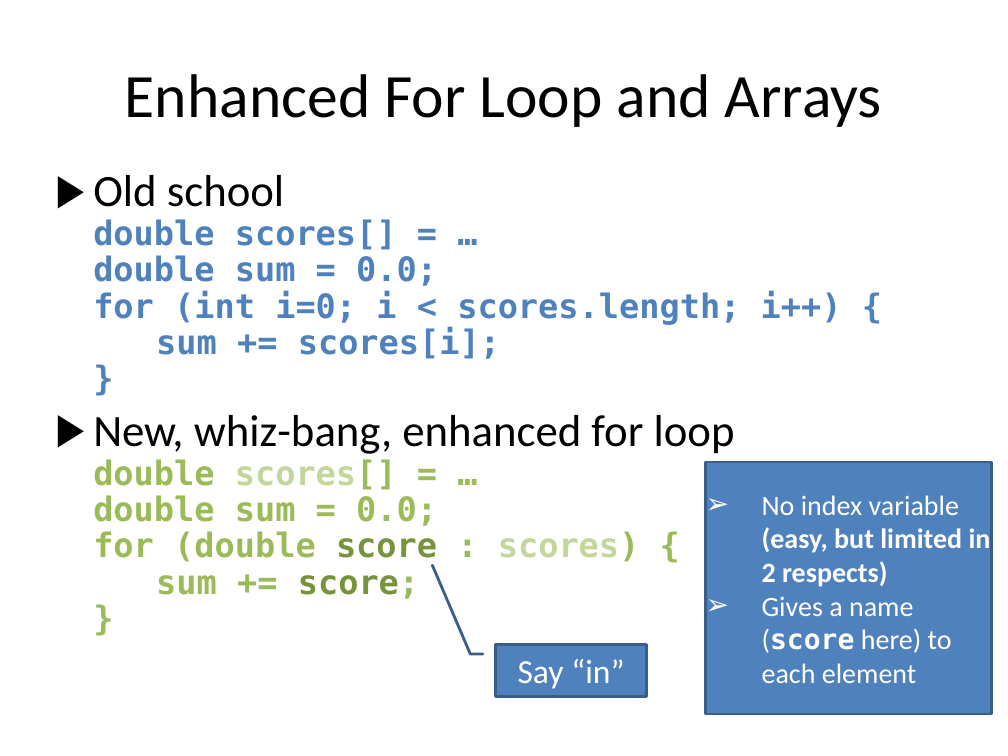
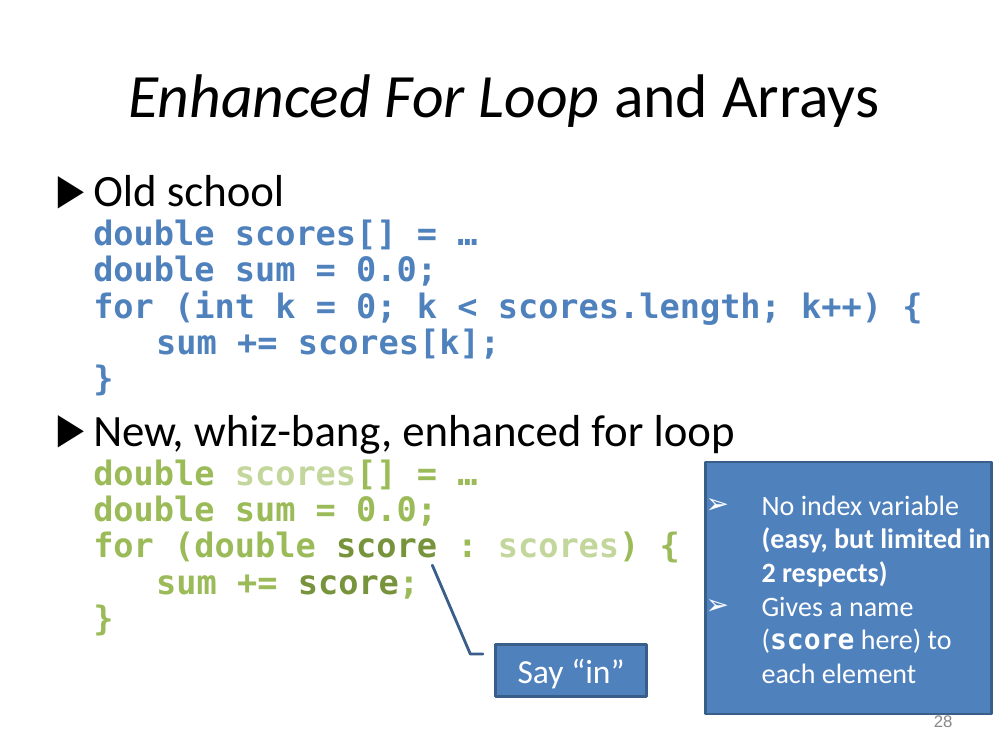
Before and after one commit to RHIT-CSSE/csse220, a slide deck: slide 28 of ClassMaterials/ArraysAndLists/Slides/Arrays and Lists.pptx (slide 26 before the commit). Drawn at 1008x756 pixels with LibreOffice and Linux fonts; fonts in the diff are those of the drawing. Boxes give left, top, right and bottom in pixels: in the first picture for what was removed or moved away, otherwise in the second. Text is boxed around its words. In the diff, an @@ line names an element or a change of style, - is before the commit and + after.

```diff
--- a/ClassMaterials/ArraysAndLists/Slides/Arrays and Lists.pptx
+++ b/ClassMaterials/ArraysAndLists/Slides/Arrays and Lists.pptx
@@ title "Enhanced For Loop and Arrays" at (128,74,879,127): italic on in "Enhanced For Loop" @@
@@ text at (93,175,882,359): text changed @@
-▶ Old school
-  double scores[] = …
-  double sum = 0.0;
-  for (int i=0; i < scores.length; i++) {
-  sum += scores[i];
-  }
+▶ Old school
+  double scores[] = …
+  double sum = 0.0;
+  for (int k = 0; k < scores.length; k++) {
+  sum += scores[k];
+  }
@@ page number added at (934,713,953,727), 12 pt, text #888888 @@
+28
```
Also in this commit, not shown: 25 other slides changed, 4 slides added, 2 slides removed.
